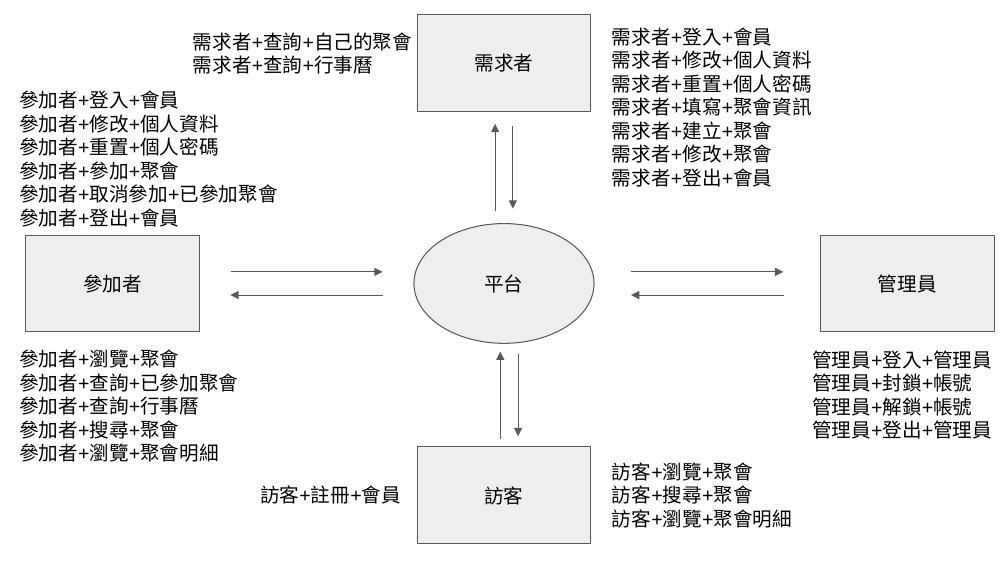
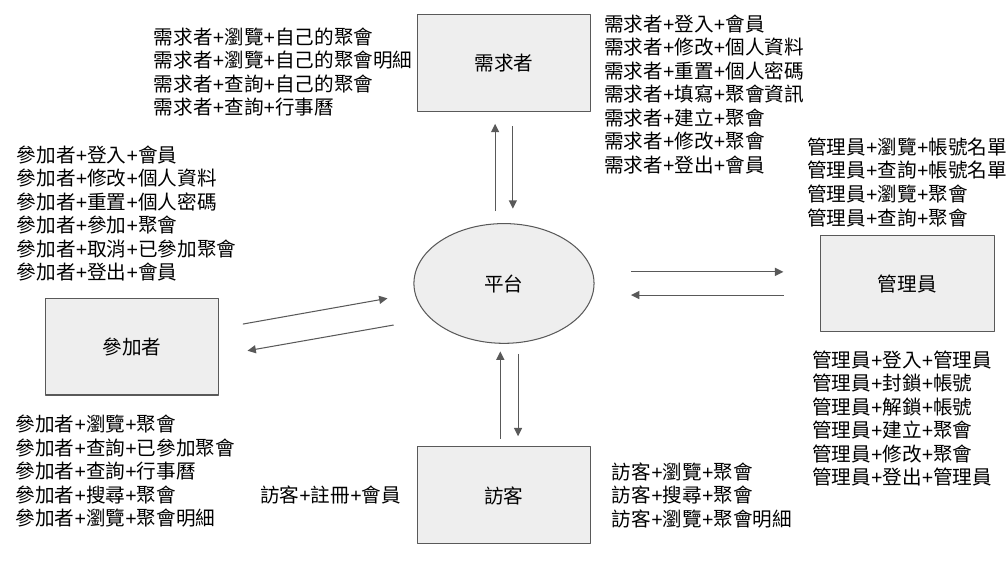
Before and after one commit to mini3575445/SchoolVM, a slide deck: slide 1 of 作業區/系統分析與設計作業/0527需求分析/環境圖.pptx. Drawn at 1008x567 pixels with LibreOffice and Linux fonts; fonts in the diff are those of the drawing. Boxes give left, top, right and bottom in pixels: in the first picture for what was removed or moved away, otherwise in the second. Text is boxed around its words. In the diff, an @@ line names an element or a change of style, - is before the commit and + after.

Commit message:
需求分析作業修正

```diff
--- a/作業區/系統分析與設計作業/0527需求分析/環境圖.pptx
+++ b/作業區/系統分析與設計作業/0527需求分析/環境圖.pptx
@@ text "需求者+瀏覽+自己的聚會" moved from (x1=193, y1=32, x2=412, y2=74) to (x1=154, y1=27, x2=413, y2=116) @@
@@ text at (x1=154, y1=27, x2=413, y2=69): paragraphs added @@
+需求者+瀏覽+自己的聚會
+需求者+瀏覽+自己的聚會明細
@@ text "需求者+登入+會員" moved from (x1=612, y1=27, x2=812, y2=187) to (x1=604, y1=14, x2=804, y2=174) @@
@@ text "參加者+登入+會員" moved from (x1=19, y1=90, x2=278, y2=227) to (x1=17, y1=145, x2=236, y2=281) @@
@@ text added at (x1=807, y1=137, x2=1007, y2=227), 14 pt, text #000000 @@
+管理員+瀏覽+帳號名單
+管理員+查詢+帳號名單
+管理員+瀏覽+聚會
+管理員+查詢+聚會
@@ text at (x1=17, y1=239, x2=236, y2=258): text changed @@
-參加者+取消參加+已參加聚會
+參加者+取消+已參加聚會
@@ rectangle "參加者" moved from (x1=26, y1=235, x2=200, y2=332) to (x1=45, y1=298, x2=219, y2=395) @@
@@ arrow moved from (231, 272) - (383, 272) to (243, 325) - (387, 298) @@
@@ arrow moved from (383, 295) - (231, 295) to (394, 325) - (248, 351) @@
@@ text "參加者+瀏覽+聚會" moved from (x1=19, y1=349, x2=238, y2=462) to (x1=16, y1=414, x2=235, y2=527) @@
@@ text at (x1=812, y1=420, x2=972, y2=463): paragraphs added @@
+管理員+建立+聚會
+管理員+修改+聚會
```
Also in this commit, not shown: 2 other files.
